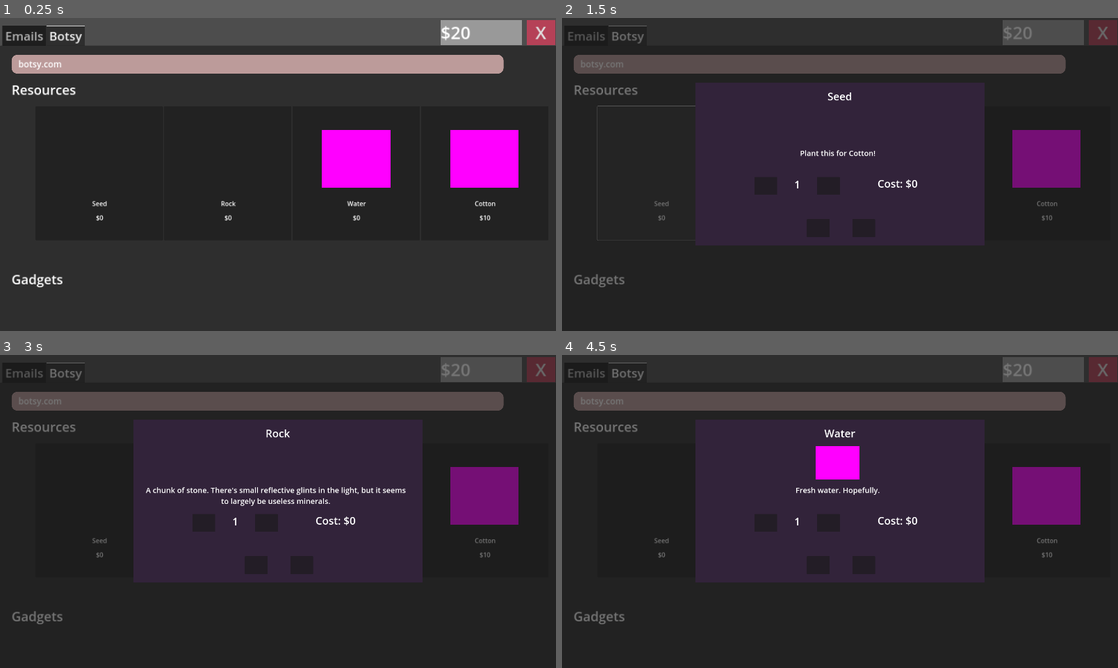
Above: before the commit, frames 1-4 (two rows, left to right).
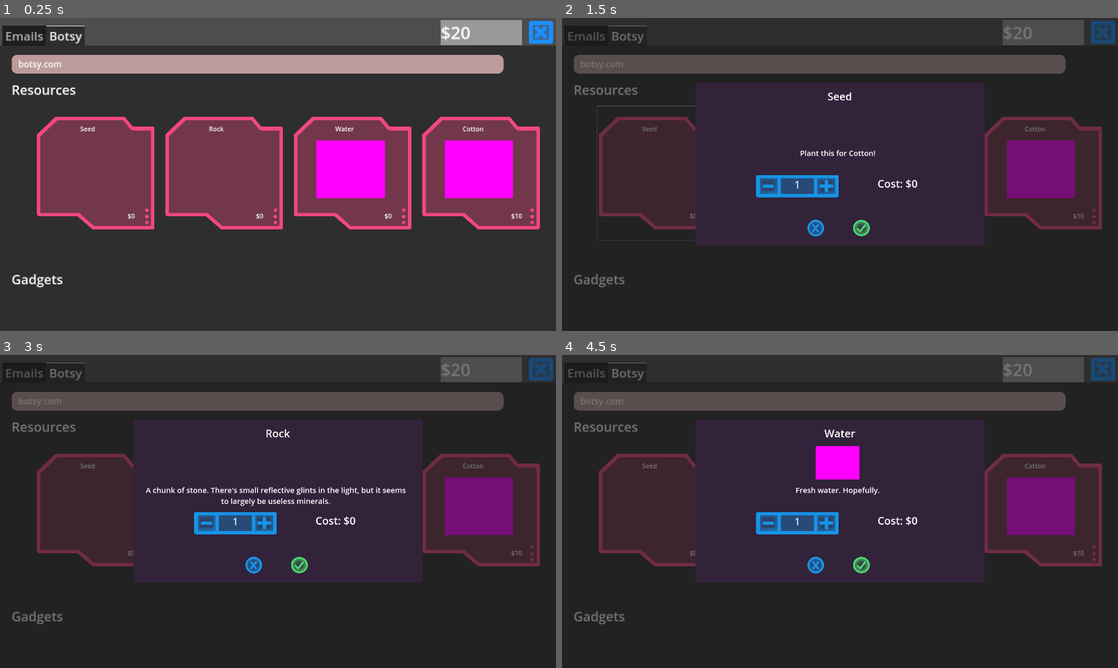
Above: after the commit, the same moments.

Repository: kaelynfmp/HearthLight
Game: Godot game, scene res://scenes/Computer Scenes/computer_interface.tscn
Two runs of this game, one before a commit and one after it. Both use one fixed random seed, a clock stepped at 60 frames per second and the inputs below. This scene is started directly instead of the project's main scene.
Inputs (mouse positions are in pixels of both pictures, inside the frame that each line leads up to):
- Up to frame 1 (0.25 s): no input
- Up to frame 2 (1.5 s): click (1101, 33) at 0.5 s; click (662, 174) at 1.25 s
- Up to frame 3 (3 s): click (300, 564) at 2 s; click (227, 511) at 2.77 s
- Up to frame 4 (4.5 s): click (862, 564) at 3.5 s; click (917, 511) at 4.27 s

The runs differ from the first frame. In frame 1, 25% of the frame differs, in the area x 6-100%, y 0-68%; in frame 2, 13%; in frame 3, 13%; in frame 4, 13%.

Commit message:
Tried implementing some of the email / shop UI.

Diff:
--- a/scenes/Computer Scenes/buyable_item.tscn
+++ b/scenes/Computer Scenes/buyable_item.tscn
@@ -1,7 +1,8 @@
-[gd_scene load_steps=5 format=3 uid="uid://bchsomrab1tv0"]
+[gd_scene load_steps=6 format=3 uid="uid://bchsomrab1tv0"]
 
 [ext_resource type="Texture2D" uid="uid://b44kbp322i3y" path="res://resources/sprites/testimg.png" id="1_3hqlb"]
 [ext_resource type="Script" path="res://scenes/Computer Scenes/itemdisplay.gd" id="1_3js1n"]
+[ext_resource type="Texture2D" uid="uid://c4dgu8pa6ft7r" path="res://resources/sprites/shop/shopDisplay.png" id="1_s4hfb"]
 [ext_resource type="Resource" uid="uid://c82decsqfayei" path="res://resources/items/cotton.tres" id="2_hye8o"]
 [ext_resource type="PackedScene" uid="uid://bj67g16p1cic7" path="res://scenes/Computer Scenes/item_buy_popup.tscn" id="3_a38nv"]
 
@@ -18,6 +19,8 @@
 offset_bottom = 10.0
 grow_horizontal = 2
 grow_vertical = 2
+icon = ExtResource("1_s4hfb")
+flat = true
 script = ExtResource("1_3js1n")
 item = ExtResource("2_hye8o")
 name_label = NodePath("Image/Name")
@@ -32,10 +35,10 @@
 anchor_top = 0.5
 anchor_right = 0.5
 anchor_bottom = 0.5
-offset_left = -134.0
-offset_top = -179.0
-offset_right = 134.0
-offset_bottom = 59.0
+offset_left = -156.0
+offset_top = -135.0
+offset_right = 112.0
+offset_bottom = 103.0
 grow_horizontal = 2
 grow_vertical = 2
 texture = ExtResource("1_3hqlb")
@@ -47,10 +50,10 @@
 anchor_top = 1.0
 anchor_right = 0.5
 anchor_bottom = 1.0
-offset_left = -217.0
-offset_top = 48.0
-offset_right = 221.0
-offset_bottom = 90.0
+offset_left = -242.0
+offset_top = -303.0
+offset_right = 196.0
+offset_bottom = -261.0
 grow_horizontal = 2
 grow_vertical = 0
 theme_override_font_sizes/font_size = 25
@@ -65,10 +68,10 @@
 anchor_top = 1.0
 anchor_right = 0.5
 anchor_bottom = 1.0
-offset_left = -198.5
-offset_top = 106.0
-offset_right = 201.5
-offset_bottom = 141.0
+offset_left = -52.0
+offset_top = 55.0
+offset_right = 348.0
+offset_bottom = 90.0
 grow_horizontal = 2
 grow_vertical = 0
 theme_override_font_sizes/font_size = 25
--- a/scenes/Computer Scenes/computer_interface.tscn
+++ b/scenes/Computer Scenes/computer_interface.tscn
@@ -10,6 +10,7 @@
 [ext_resource type="Script" path="res://scripts/order_manager.gd" id="5_wwlms"]
 [ext_resource type="Script" path="res://scripts/resources/order.gd" id="6_luoch"]
 [ext_resource type="PackedScene" uid="uid://bchsomrab1tv0" path="res://scenes/Computer Scenes/buyable_item.tscn" id="6_q6ffq"]
+[ext_resource type="Texture2D" uid="uid://clcmg5me835w8" path="res://resources/sprites/computer/computerClose.png" id="11_u2wnv"]
 
 [sub_resource type="StyleBoxFlat" id="StyleBoxFlat_0hhal"]
 bg_color = Color(0.736431, 0.60548, 0.604873, 1)
@@ -137,4 +138,6 @@
 offset_bottom = 91.0
 theme_override_font_sizes/font_size = 60
 theme_override_styles/normal = SubResource("StyleBoxFlat_n53si")
-text = "X"
+icon = ExtResource("11_u2wnv")
+flat = true
+icon_alignment = 1
--- a/scenes/Computer Scenes/inbox_buttons.tscn
+++ b/scenes/Computer Scenes/inbox_buttons.tscn
@@ -1,4 +1,6 @@
-[gd_scene load_steps=2 format=3 uid="uid://c6pmbvf4gf2rj"]
+[gd_scene load_steps=3 format=3 uid="uid://c6pmbvf4gf2rj"]
+
+[ext_resource type="Texture2D" uid="uid://brioxpexvl23w" path="res://resources/sprites/emails/emailButton.png" id="1_unc2n"]
 
 [sub_resource type="StyleBoxFlat" id="StyleBoxFlat_j6wuq"]
 bg_color = Color(0.886275, 0.333333, 0.666667, 1)
@@ -8,4 +10,5 @@
 offset_right = 325.0
 offset_bottom = 100.0
 theme_override_styles/normal = SubResource("StyleBoxFlat_j6wuq")
-text = "Inbox"
+icon = ExtResource("1_unc2n")
+flat = true
--- a/scenes/Computer Scenes/item_buy_popup.tscn
+++ b/scenes/Computer Scenes/item_buy_popup.tscn
@@ -1,7 +1,10 @@
-[gd_scene load_steps=4 format=3 uid="uid://bj67g16p1cic7"]
+[gd_scene load_steps=7 format=3 uid="uid://bj67g16p1cic7"]
 
 [ext_resource type="Script" path="res://scenes/Computer Scenes/item_buy_popup.gd" id="1_cmwl6"]
 [ext_resource type="Texture2D" uid="uid://b44kbp322i3y" path="res://resources/sprites/testimg.png" id="1_p7i7f"]
+[ext_resource type="Texture2D" uid="uid://cwxs2j52xgre8" path="res://resources/sprites/computer/computerAccept.png" id="3_b72uc"]
+[ext_resource type="Texture2D" uid="uid://dph2wxrwua005" path="res://resources/sprites/computer/computerCancel.png" id="4_hi044"]
+[ext_resource type="Texture2D" uid="uid://dia3ys8fp0pob" path="res://resources/sprites/shop/shopQuantity.png" id="5_bl36k"]
 
 [sub_resource type="StyleBoxFlat" id="StyleBoxFlat_a3scx"]
 bg_color = Color(0.336859, 0.193585, 0.420663, 1)
@@ -87,6 +90,8 @@
 offset_top = 1350.0
 offset_right = 2106.0
 offset_bottom = 1469.0
+icon = ExtResource("3_b72uc")
+flat = true
 
 [node name="Decline" type="Button" parent="Panel"]
 layout_mode = 0
@@ -94,6 +99,8 @@
 offset_top = 1350.0
 offset_right = 1804.0
 offset_bottom = 1469.0
+icon = ExtResource("4_hi044")
+flat = true
 
 [node name="Qty" type="Label" parent="Panel"]
 layout_mode = 0
@@ -111,6 +118,7 @@
 offset_top = -2.0
 offset_right = 70.0
 offset_bottom = 117.0
+flat = true
 
 [node name="Plus" type="Button" parent="Panel/Qty"]
 layout_mode = 0
@@ -118,3 +126,9 @@
 offset_top = -2.0
 offset_right = 486.0
 offset_bottom = 117.0
+flat = true
+
+[node name="ShopQuantity" type="Sprite2D" parent="Panel/Qty"]
+position = Vector2(205, 58.6153)
+scale = Vector2(1.67039, 1.56579)
+texture = ExtResource("5_bl36k")
--- a/scenes/Computer Scenes/view_email_button.tscn
+++ b/scenes/Computer Scenes/view_email_button.tscn
@@ -1,6 +1,8 @@
-[gd_scene load_steps=6 format=3 uid="uid://b5r8qyahtr3r1"]
+[gd_scene load_steps=8 format=3 uid="uid://b5r8qyahtr3r1"]
 
 [ext_resource type="Script" path="res://scenes/Computer Scenes/emaildisplay.gd" id="1_cc22d"]
+[ext_resource type="Texture2D" uid="uid://dph2wxrwua005" path="res://resources/sprites/computer/computerCancel.png" id="2_kcjoy"]
+[ext_resource type="Texture2D" uid="uid://cwxs2j52xgre8" path="res://resources/sprites/computer/computerAccept.png" id="3_jjpv2"]
 
 [sub_resource type="StyleBoxFlat" id="StyleBoxFlat_agju5"]
 bg_color = Color(0.886275, 0.333333, 0.666667, 1)
@@ -100,6 +102,8 @@
 offset_right = 929.0
 offset_bottom = 726.0
 theme_override_styles/normal = SubResource("StyleBoxFlat_qmtjh")
+icon = ExtResource("2_kcjoy")
+flat = true
 
 [node name="Accept" type="Button" parent="Panel"]
 layout_mode = 0
@@ -108,3 +112,5 @@
 offset_right = 1167.0
 offset_bottom = 726.0
 theme_override_styles/normal = SubResource("StyleBoxFlat_egw1w")
+icon = ExtResource("3_jjpv2")
+flat = true
Not shown: 1 places in scenes/Computer Scenes/computer_interface.tscn that only renumber resources
